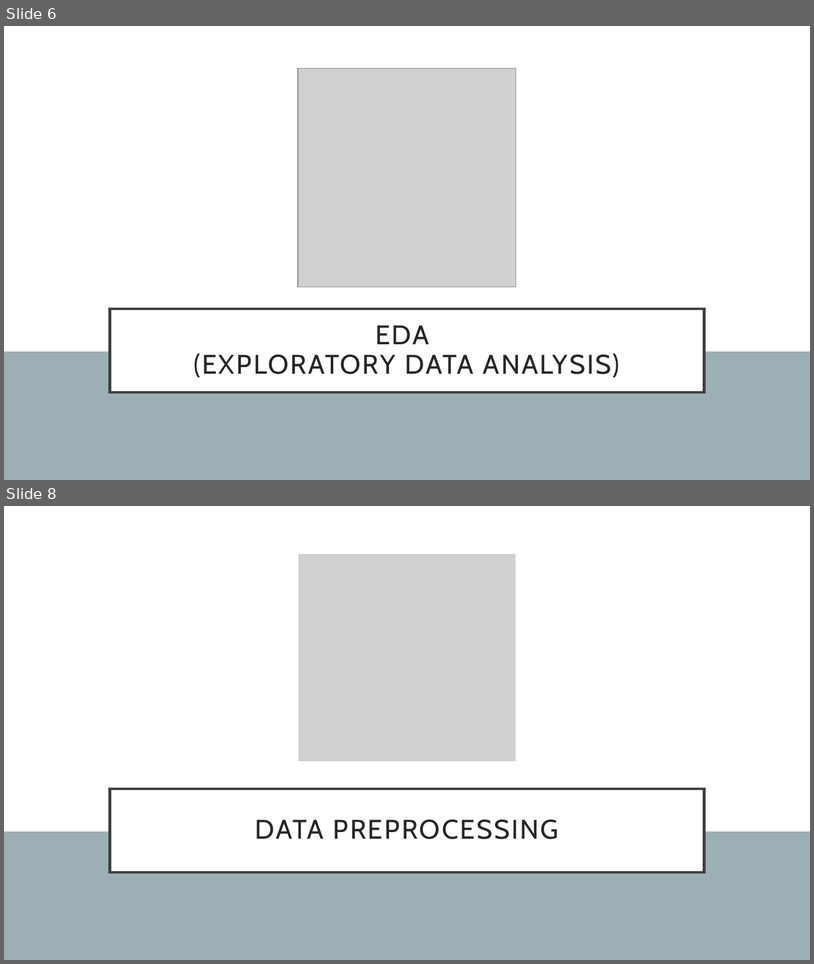
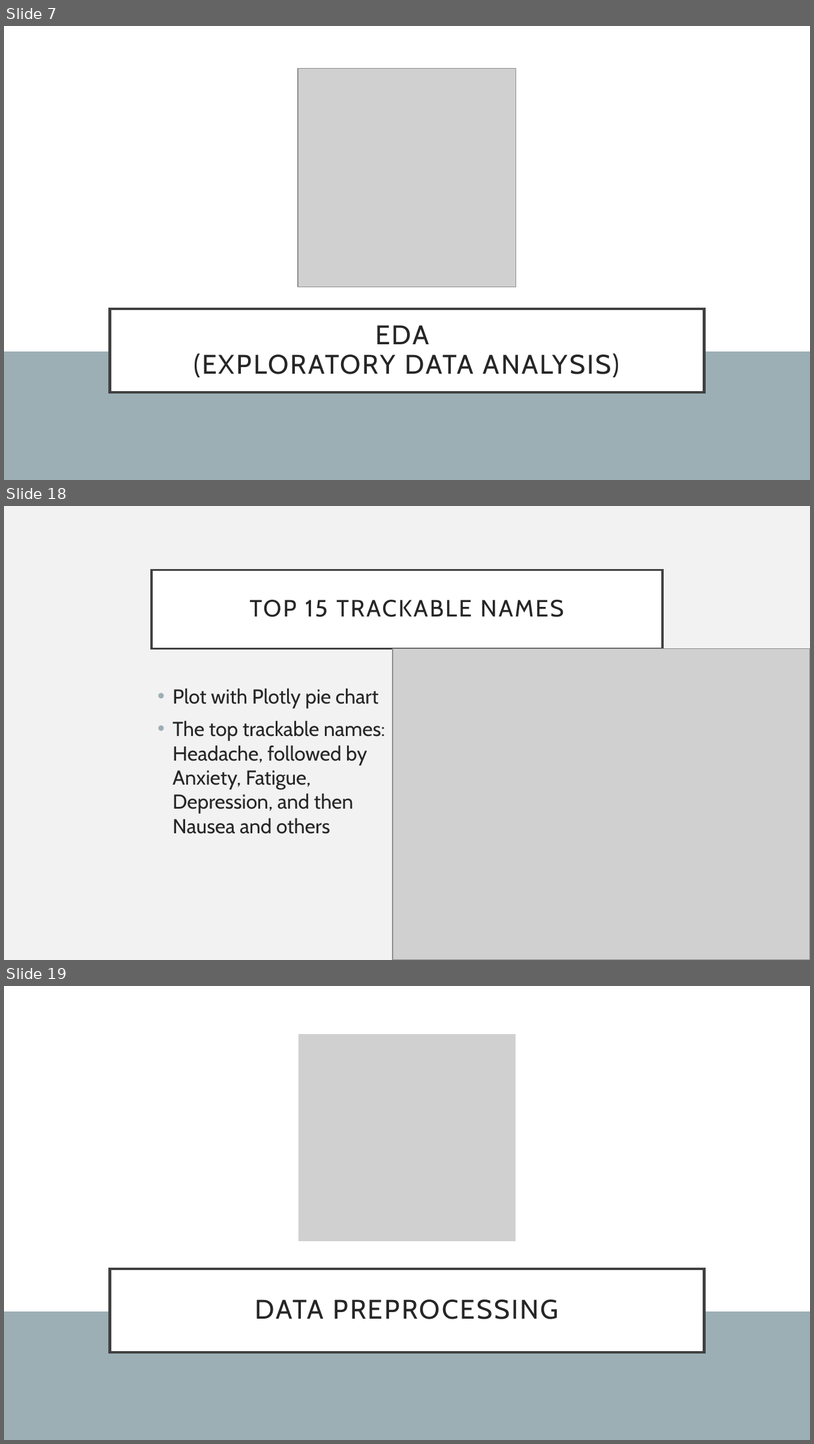
Before and after one commit to chelseanbr/aih-eda-modeling, a slide deck: aih-sl-tutorial.pptx. Shown one above the other, each under a label of ours: slides 6 and 8 before the commit, slides 7, 18 and 19 after it; the slides between them are not shown. The pictures are 814x964 and 814x1444 pixels, drawn with LibreOffice and Linux fonts; fonts in the diff are those of the drawing; grey boxes stand for pictures. Boxes give left, top, right and bottom in pixels: in the first picture for what was removed or moved away, otherwise in the second. Text is boxed around its words. In the diff, an @@ line names an element or a change of style, - is before the commit and + after.

```diff
--- a/aih-sl-tutorial.pptx
+++ b/aih-sl-tutorial.pptx
@@ slide 18 added at (x1=4, y1=506, x2=810, y2=960), background #F2F2F2 @@
@@ title added at (x1=152, y1=570, x2=663, y2=648), fill #FFFFFF, outline #404040 2.5 pt, 28 pt, text #262626 @@
+TOP 15 TRACKABLE NAMES
@@ picture added at (x1=393, y1=648, x2=810, y2=959) @@
@@ text added at (x1=173, y1=688, x2=385, y2=834), 24 pt, text #262626 @@
+• Plot with Plotly pie chart
+• The top trackable names: Headache, followed by Anxiety, Fatigue, Depression, and then Nausea and others
@@ what was slide 6 is now slide 7 @@
@@ what was slide 8 is now slide 19 @@
```
Also in this commit, not shown: 2 slides changed, 11 other slides added, 1 slide removed, 1 other file.
